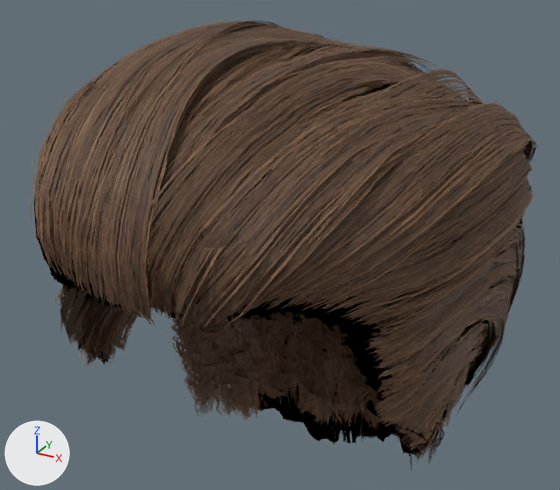
The glTF model clothing/female/hair/hair_1.glb, before and after one commit.
Before and after are seen from a camera (50 mm lens) standing at (0.133, -0.243, 1.789) and looking at (-0.006, 0.01, 1.663). The axes (+X, +Y, +Z) are drawn at lower left. The lights are the same throughout. The picture after the commit comes second.

Script lines for the objects in view, before the commit:
```python
me_hair_1 = bpy.data.meshes.new('hair_1')
me_hair_1.from_pydata(...)  # 49078 vertices, 46102 faces; spans x -0.095..0.092, y -0.109..0.109, z 1.526..1.753
me_hair_1.materials.append(mat_hair_1)
ob_hair_1 = bpy.data.objects.new('hair_1', me_hair_1)
ob_hair_1.location = (0.0, 0.0, 0.0)
```
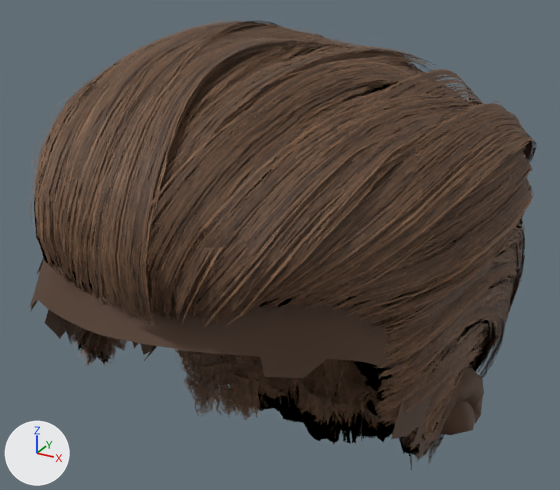
Patch to the scene script:
```diff
--- a/clothing/female/hair/hair_1.glb.py
+++ b/clothing/female/hair/hair_1.glb.py
@@ me_hair_1 @@
 # used by ob_hair_1; location = (0.0, 0.0, 0.0)
-me_hair_1.from_pydata(...)  # 49078 vertices, 46102 faces; spans x -0.095..0.092, y -0.109..0.109, z 1.526..1.753
+me_hair_1.from_pydata(...)  # 49768 vertices, 47331 faces; spans x -0.095..0.092, y -0.109..0.109, z 1.526..1.753
+# me_hair_1 part 1: a new loose piece of 690 vertices spanning x -0.079..0.082, y -0.103..0.085, z 1.598..1.732, in mat_hair_1
 me_hair_1.materials.append(mat_hair_1)
```

Boxes [x1, y1, x2, y2] around the edits, measured in the pictures (560 x 490 px):
part 1 of me_hair_1, added (brown)
    after: [29, 257, 484, 459]
